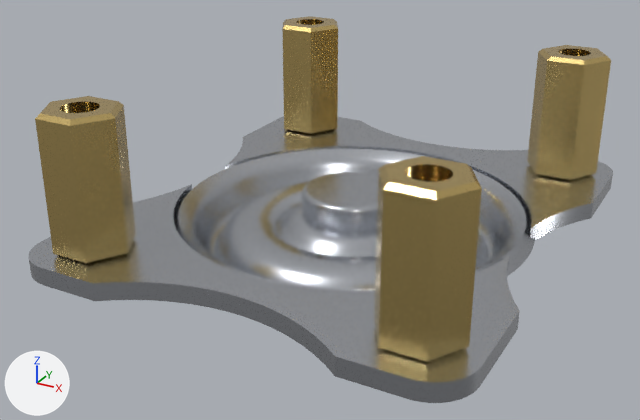
The glTF model meshes/swivel_caster_30mm/swivel_caster_30mm_base.glb: old version first, new version second.
The view is the same before and after, from a camera (50 mm lens) standing at (0.0268, -0.0555, 0.0318) and looking at (-0.0029, -0.0016, 0.0048). Lighting does not change. The marker at lower left points along +X, +Y and +Z. The picture after the commit comes second. Where no turn or scale is listed for an object, it has been applied to the vertices.

The first picture shows 'plate', 'standoffs'.
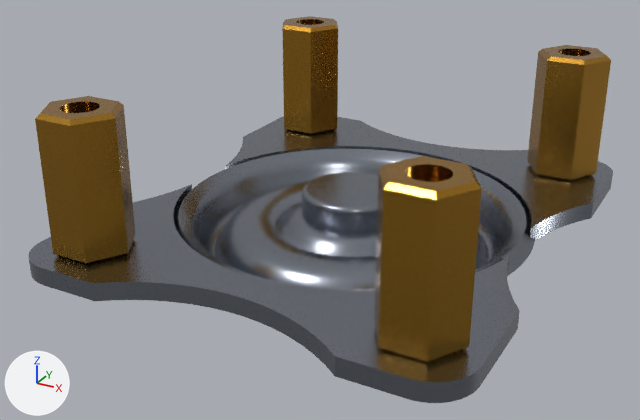
Boxes (x1, y1, x2, y2) around the edits, measured in the pictures (640 x 420 px):
'plate', recoloured (light grey to grey): (29, 116, 613, 403) in both
'standoffs', recoloured (yellow to orange): (35, 16, 611, 363) in both

What the commit changed:
Material 'steel' (mat_steel) changes colour from light grey #c5c8ce to grey #8f949e; in linear values from (0.56, 0.58, 0.62) to (0.274, 0.296, 0.342).
Material 'brass' (mat_brass) changes colour from yellow #ddc07c to orange #b88733; in linear values from (0.72, 0.53, 0.2) to (0.477, 0.243, 0.0331).
